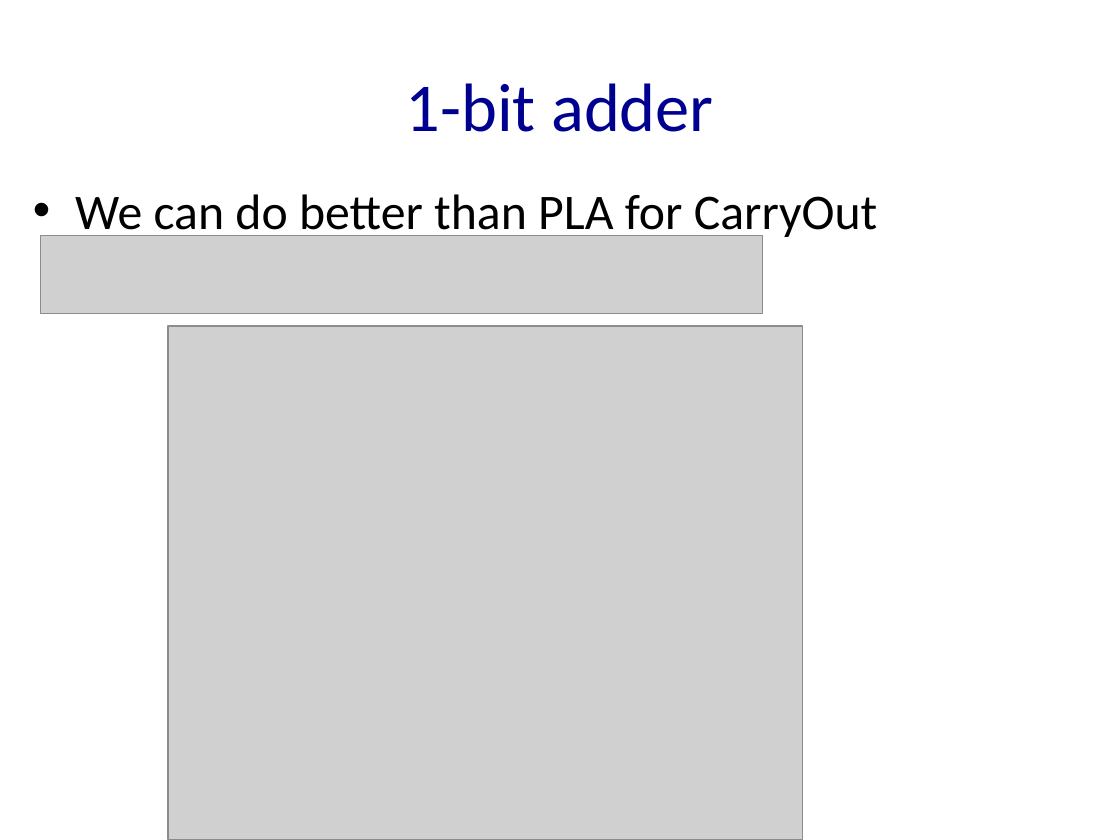
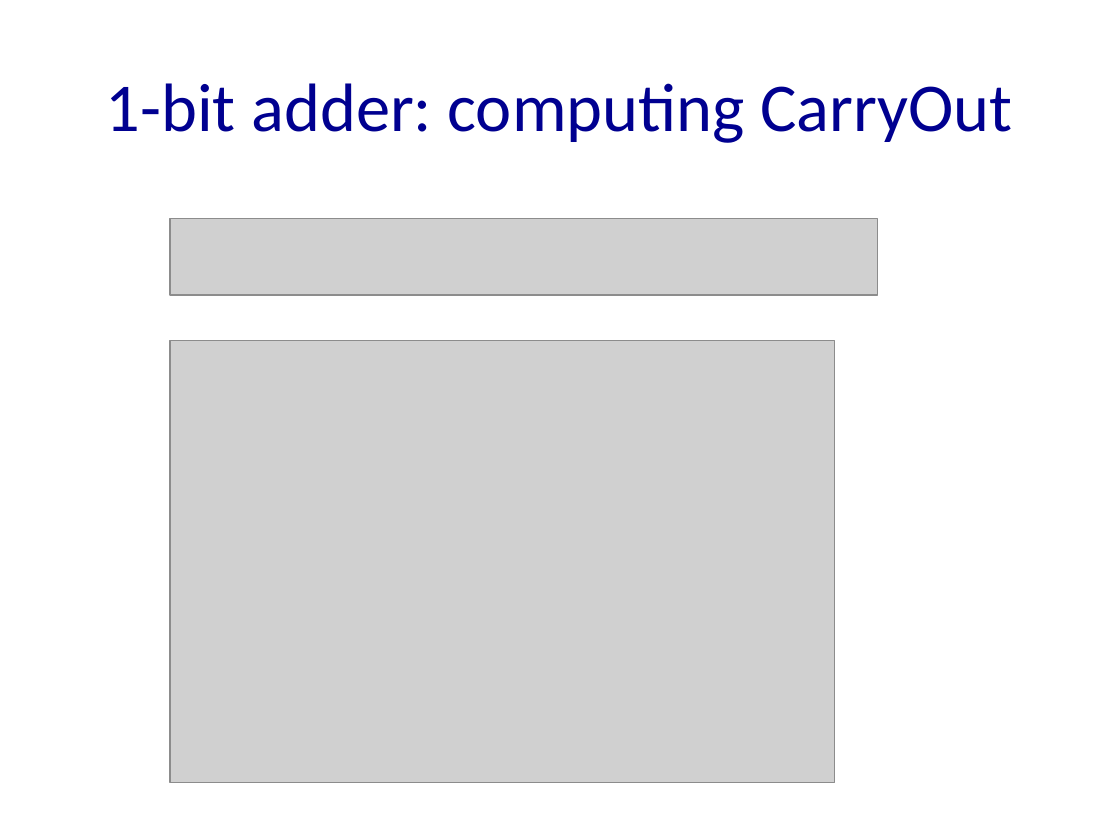
Before and after one commit to NYU-CSO/nyu-cso.github.io, a slide deck: slide 17 of notes/arch-alu.pptx (slide 16 before the commit). Drawn at 1120x840 pixels with LibreOffice and Linux fonts; fonts in the diff are those of the drawing; grey boxes stand for pictures. Boxes give left, top, right and bottom in pixels: in the first picture for what was removed or moved away, otherwise in the second. Text is boxed around its words. In the diff, an @@ line names an element or a change of style, - is before the commit and + after.

```diff
--- a/notes/arch-alu.pptx
+++ b/notes/arch-alu.pptx
@@ title at [106,83,1012,143]: text changed @@
-1-bit adder
+1-bit adder: computing CarryOut
@@ text removed at [75,194,877,241] @@
-• We can do better than PLA for CarryOut
@@ picture: place and size @@
-picture at [40,236,762,314]
+picture at [170,218,878,295]
@@ picture: place and size @@
-picture at [168,326,803,839]
+picture at [170,340,834,783]
```
Also in this commit, not shown: 10 other slides changed, 2 slides added, 1 other file.
